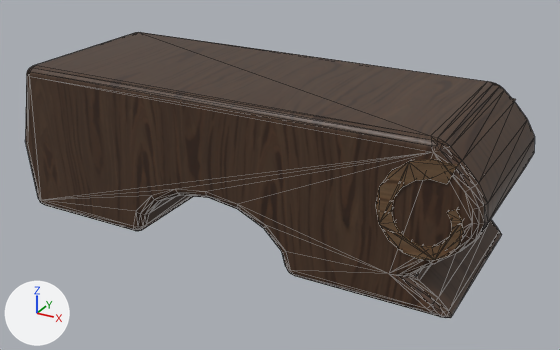
A saved change to the glTF model assets/models/clock_foot_r.glb.
The view is the same before and after, from a camera (50 mm lens) standing at (0.234, -0.393, 0.133) and looking at (0.018, -0.001, -0.063). The axes (+X, +Y, +Z) are drawn at lower left. The lights are the same throughout. The older version comes first. Mesh edges are drawn as thin lines. Vertices at exactly the same position are counted once.

The older version as bpy lines, for what is in view:
```python
ob_clock_foot_r = bpy.data.objects.new('clock_foot_r', me_bracket_001)
ob_clock_foot_r.location = (0.0, 0.0, 0.0)
```
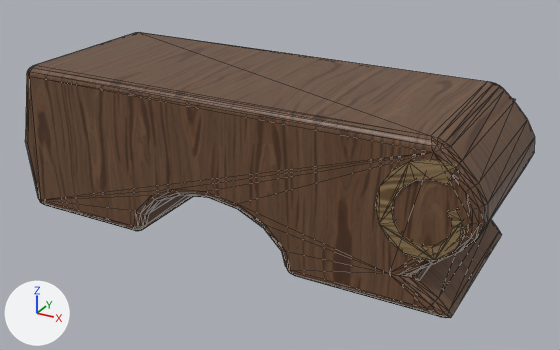
The newer file is also rescaled (x1.25) as a whole; pictures and numbers use the older file's frame.

Changed parts and their boxes [x1, y1, x2, y2] in the pictures (560 x 350 px; the box of a moved part takes in the faces that stretch with it):
'clock_foot_r', surface changed, reshaped
    both: [25, 32, 535, 318]
part 1 of me_bracket_001, moved or reshaped
    both: [291, 220, 502, 316]
part 2 of me_bracket_001, surface changed
    both: [25, 71, 515, 318]

The change, as a list of edits to the scene's bpy script:
```text
Change mat_walnutfoot:
    where n2 = _N.new('ShaderNodeMix'); n2.name = 'Mix'
    n2.inputs[7].default_value: (0.243, 0.141, 0.0863, 1.0) -> (0.535, 0.311, 0.19, 1.0)  # 'B', brown #876953 -> 'B', brown #c19779
Change mat_walnutedge:
    where n2 = _N.new('ShaderNodeMix'); n2.name = 'Mix'
    n2.inputs[7].default_value: (0.541, 0.353, 0.204, 1.0) -> (1.0, 0.776, 0.449, 1.0)  # 'B', beige #c2a07d -> 'B', beige #ffe4b3
Change me_bracket_001:
    where me_bracket_001.from_pydata(...)  # 422 vertices, 832 faces; spans x -0.145..0.161, y -0.058..0.058, z -0.098..0.0
    used by ob_clock_foot_r; location = (0.0, 0.0, 0.0)
    me_bracket_001 part 1
    me_bracket_001.vertices[65].co: (0.139, 0.054, -0.089) -> (0.136, 0.057, -0.093)  # pixel (490, 218) -> not seen
    me_bracket_001.vertices[66].co: (0.138, 0.056, -0.09) -> (0.139, 0.054, -0.089)  # not seen -> pixel (490, 218)
    me_bracket_001.vertices[67].co: (0.146, 0.051, -0.094) -> (0.138, 0.056, -0.09)  # pixel (499, 230) -> not seen
    me_bracket_001.vertices[68].co: (0.144, 0.051, -0.098) -> (0.146, 0.051, -0.094)  # not seen -> pixel (499, 230)
    me_bracket_001.vertices[69].co: (0.136, 0.057, -0.093) -> (0.144, 0.051, -0.098)
    me_bracket_001.vertices[212].co: (0.139, -0.054, -0.089) -> (0.136, -0.057, -0.093)  # pixel (435, 301) -> pixel (426, 308)
    me_bracket_001.vertices[213].co: (0.138, -0.056, -0.09) -> (0.139, -0.054, -0.089)  # pixel (431, 305) -> pixel (435, 301)
    me_bracket_001.vertices[214].co: (0.144, -0.051, -0.098) -> (0.138, -0.056, -0.09)  # pixel (444, 316) -> pixel (431, 305)
    me_bracket_001.vertices[215].co: (0.146, -0.051, -0.094) -> (0.144, -0.051, -0.098)  # pixel (448, 310) -> pixel (444, 316)
    me_bracket_001.vertices[216].co: (0.136, -0.057, -0.093) -> (0.146, -0.051, -0.094)  # pixel (426, 308) -> pixel (448, 310)
    me_bracket_001 part 2: 445 kept faces spanning x -0.142..0.16, y -0.058..0.058, z -0.098..-0.002 get new texture (UV) coordinates
```
